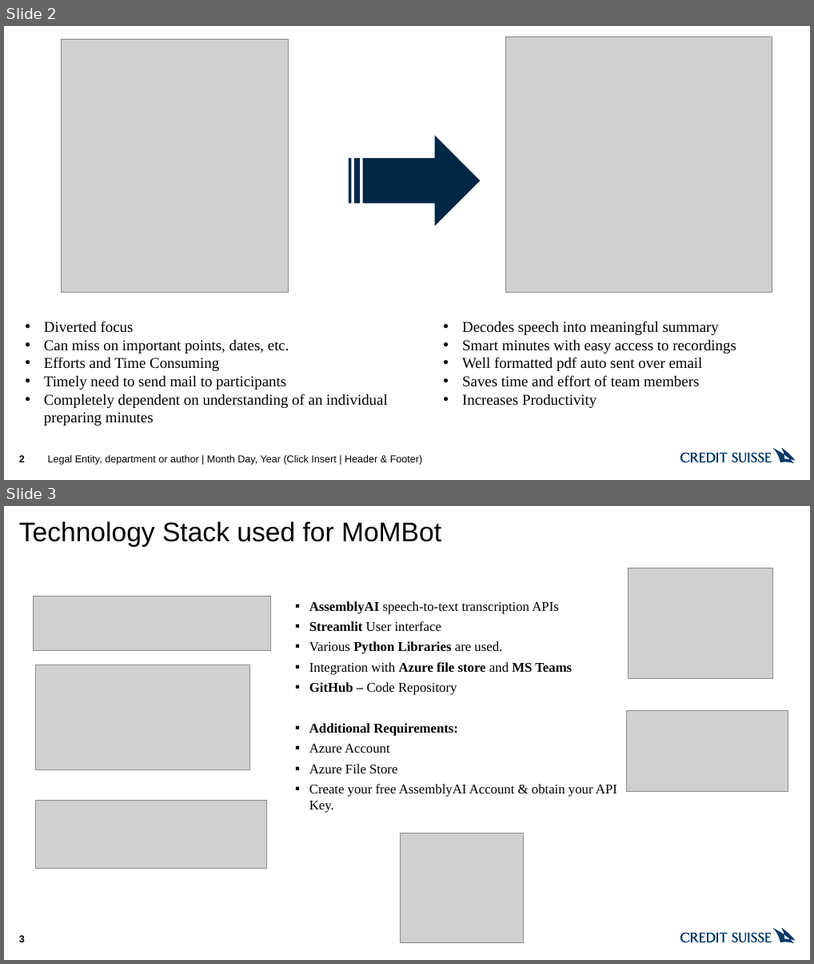
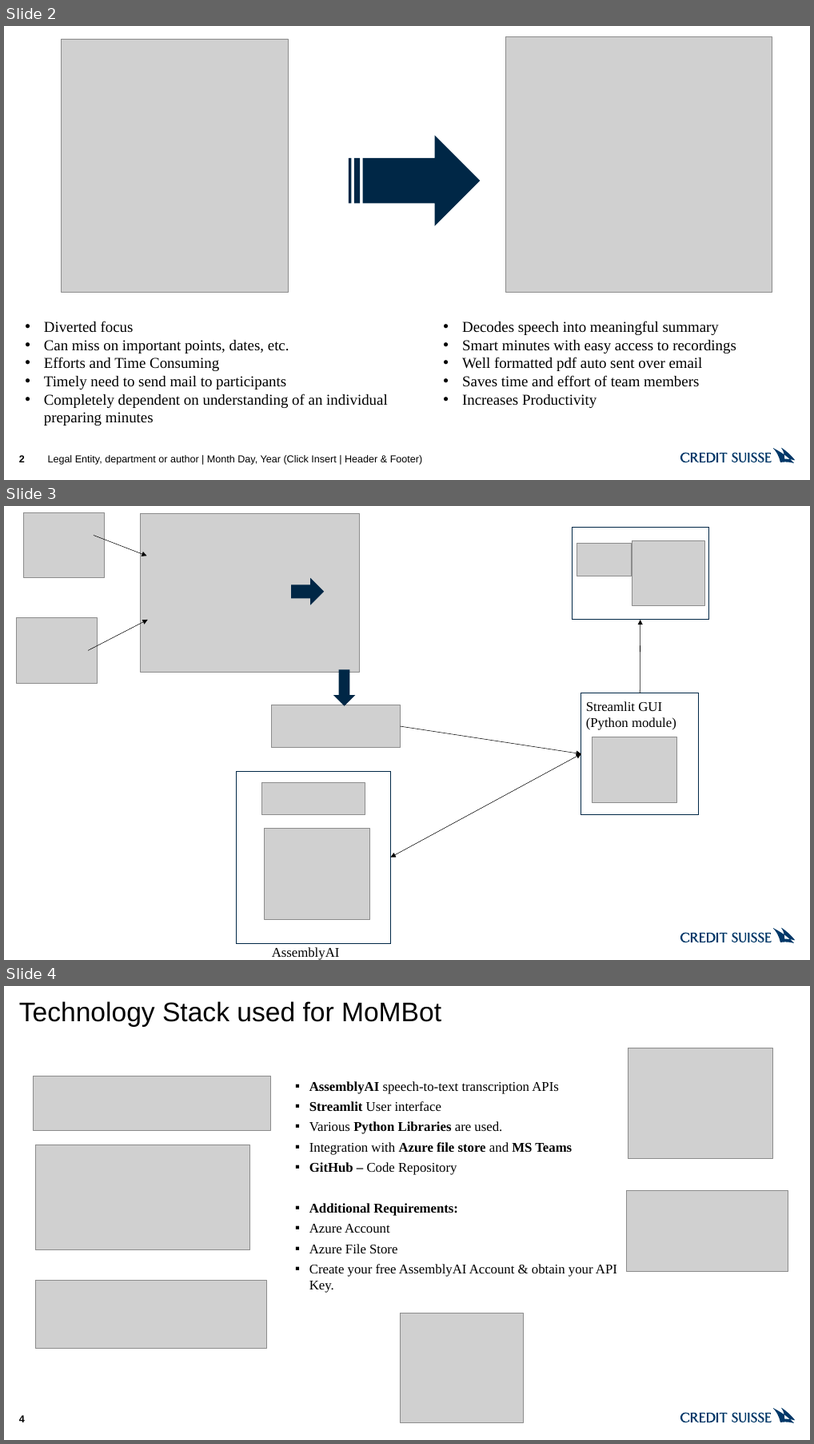
Before and after one commit to arreyaar/MOMBOT, a slide deck: MoMBot.pptx. Shown one above the other, each under a label of ours: slides 2 and 3 before the commit, slides 2, 3 and 4 after it. The pictures are 814x964 and 814x1444 pixels, drawn with LibreOffice and Linux fonts; fonts in the diff are those of the drawing; grey boxes stand for pictures. Boxes give left, top, right and bottom in pixels: in the first picture for what was removed or moved away, otherwise in the second. Text is boxed around its words. In the diff, an @@ line names an element or a change of style, - is before the commit and + after.

Commit message:
updated ppt with architechture diagram

```diff
--- a/MoMBot.pptx
+++ b/MoMBot.pptx
@@ slide 3 added at <box>4,506,810,960</box>, background #FFFFFF; not listed: 1 template element that a slide beside it also shows @@
@@ picture added at <box>24,512,105,578</box> @@
@@ picture added at <box>140,513,360,672</box> @@
@@ rectangle added at <box>572,527,709,619</box>, outline #002746 1 pt @@
@@ arrow added from (94, 535) to (146, 556), #000000 0.5 pt @@
@@ picture added at <box>578,543,632,576</box> @@
@@ picture added at <box>632,540,705,605</box> @@
@@ right arrow added at <box>291,578,324,605</box>, fill #002746 @@
@@ picture added at <box>17,618,97,684</box> @@
@@ arrow added from (88, 651) to (148, 620), #000000 0.5 pt @@
@@ arrow added from (641, 693) to (641, 620), #000000 0.5 pt @@
@@ down arrow added at <box>334,669,355,706</box>, fill #002746 @@
@@ rectangle added at <box>582,693,699,815</box>, fill #FFFFFF, outline #002746 1 pt, 16 pt, text #000000 @@
+Streamlit GUI (Python module)
@@ picture added at <box>271,705,400,748</box> @@
@@ arrow added from (400, 726) to (582, 754), #000000 0.5 pt @@
@@ picture added at <box>593,736,678,803</box> @@
@@ double arrow added from (582, 754) to (391, 857), #000000 0.5 pt @@
@@ rectangle added at <box>236,771,391,943</box>, outline #002746 1 pt @@
@@ picture added at <box>262,783,366,815</box> @@
@@ picture added at <box>265,828,370,919</box> @@
@@ text added at <box>272,947,340,960</box>, 16 pt, text #000000 @@
+AssemblyAI
@@ what was slide 3 is now slide 4 @@
@@ page number at <box>19,1415,25,1422</box>: text changed @@
-3
+4
```
